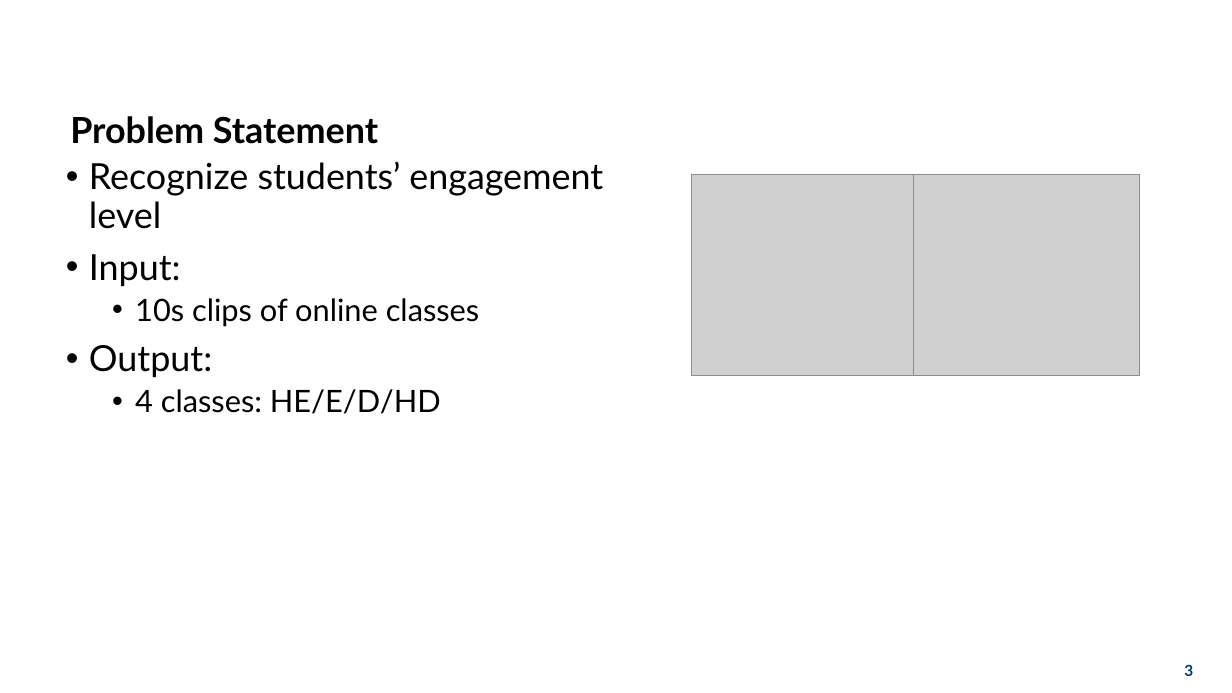
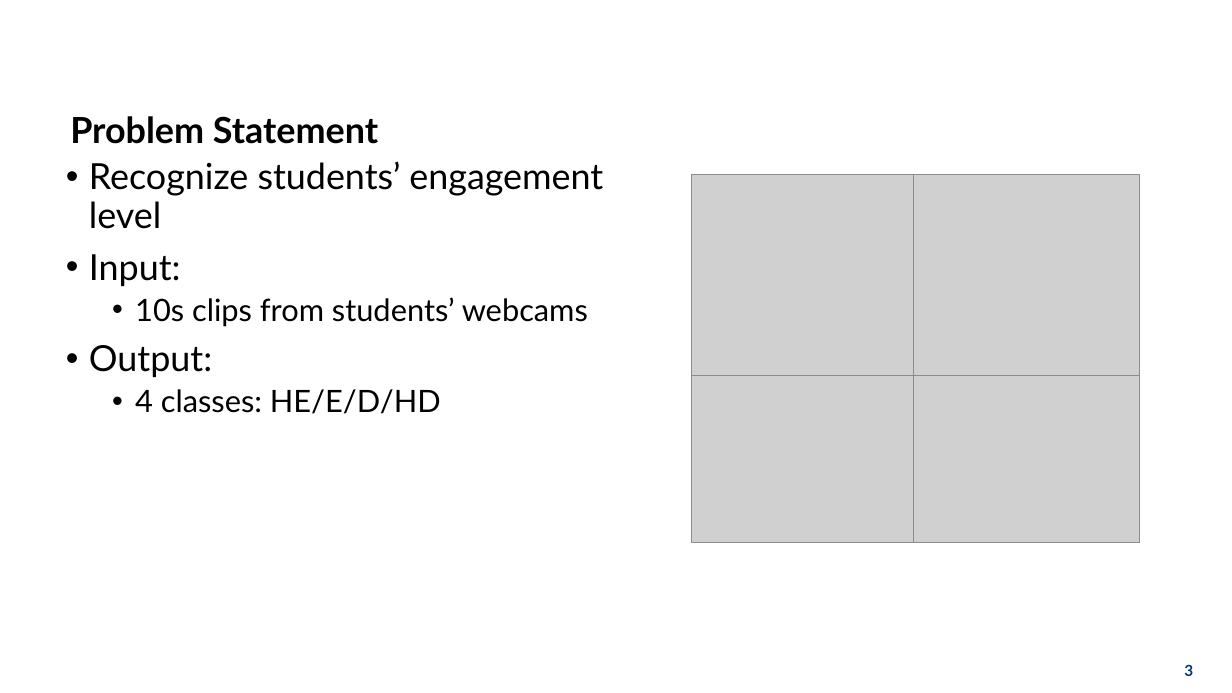
Before and after one commit to hoa2004st/CNN-in-CMOSE, a slide deck: slide 3 of documents/presentation/thesis.pptx. Drawn at 1232x693 pixels with LibreOffice and Linux fonts; fonts in the diff are those of the drawing; grey boxes stand for pictures; background and template pictures are left out. Boxes give left, top, right and bottom in pixels: in the first picture for what was removed or moved away, otherwise in the second. Text is boxed around its words. In the diff, an @@ line names an element or a change of style, - is before the commit and + after.

```diff
--- a/documents/presentation/thesis.pptx
+++ b/documents/presentation/thesis.pptx
@@ text at box(135, 297, 588, 327): text changed @@
-  • 10s clips of online classes
+  • 10s clips from students’ webcams
@@ picture added at box(691, 376, 913, 543) @@
@@ picture added at box(914, 373, 1140, 543) @@
```
Also in this commit, not shown: 2 other slides changed, 11 slides added, 10 slides removed, 34 other files.
